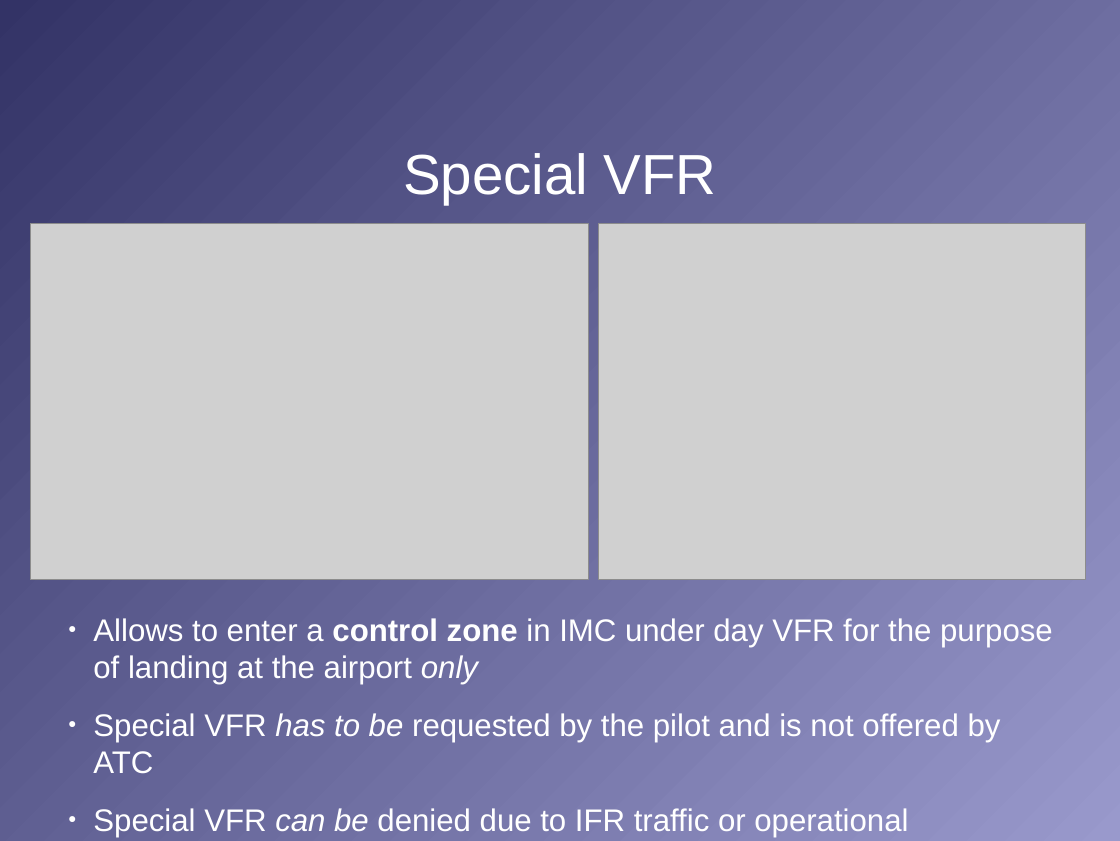
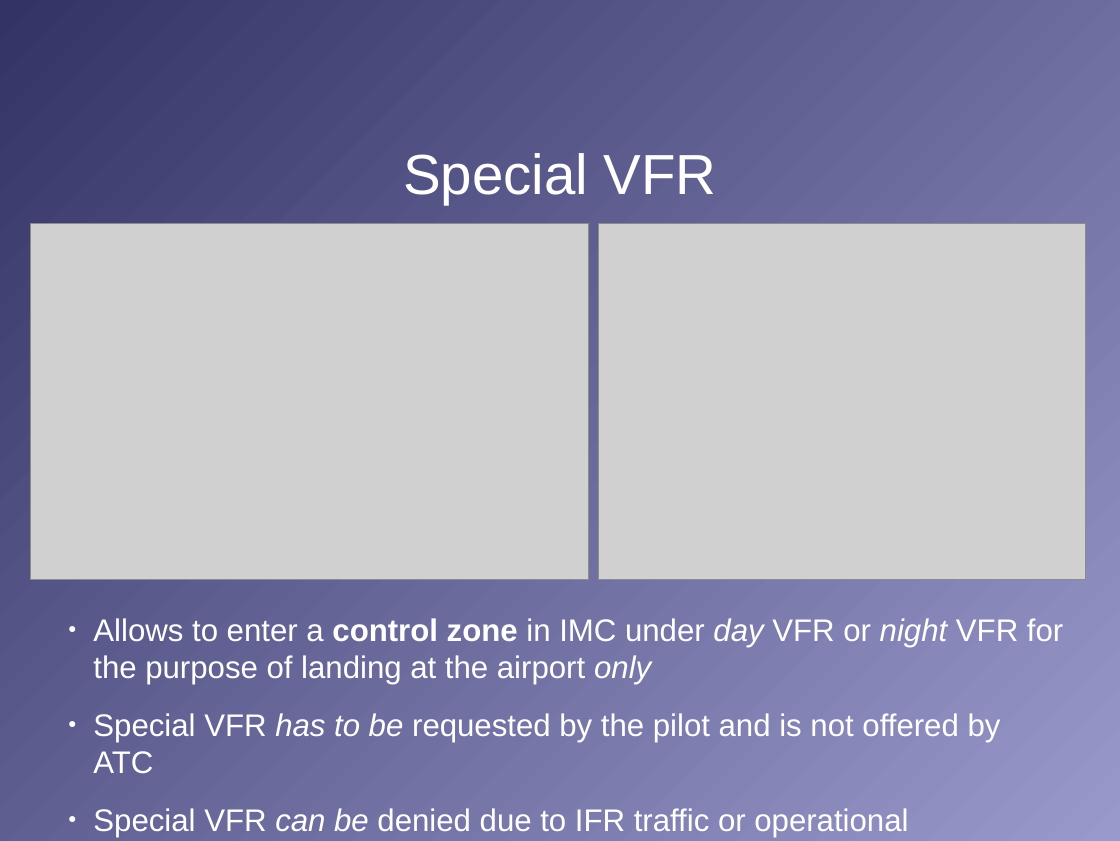
Before and after one commit to stephanheinemann/flight, a slide deck: slide 19 of FI/Circuits/Circuits.odp. Drawn at 1120x841 pixels with LibreOffice and Linux fonts; fonts in the diff are those of the drawing; grey boxes stand for pictures; background and template pictures are left out. Boxes give left, top, right and bottom in pixels: in the first picture for what was removed or moved away, otherwise in the second. Text is boxed around its words. In the diff, an @@ line names an element or a change of style, - is before the commit and + after.

```diff
--- a/FI/Circuits/Circuits.odp
+++ b/FI/Circuits/Circuits.odp
@@ text at (x1=93, y1=618, x2=1063, y2=685): text changed @@
-● Allows to enter a control zone in IMC under day VFR for the purpose of landing at the airport only
+● Allows to enter a control zone in IMC under day VFR or night VFR for the purpose of landing at the airport only
```
Also in this commit, not shown: 1 other file.
